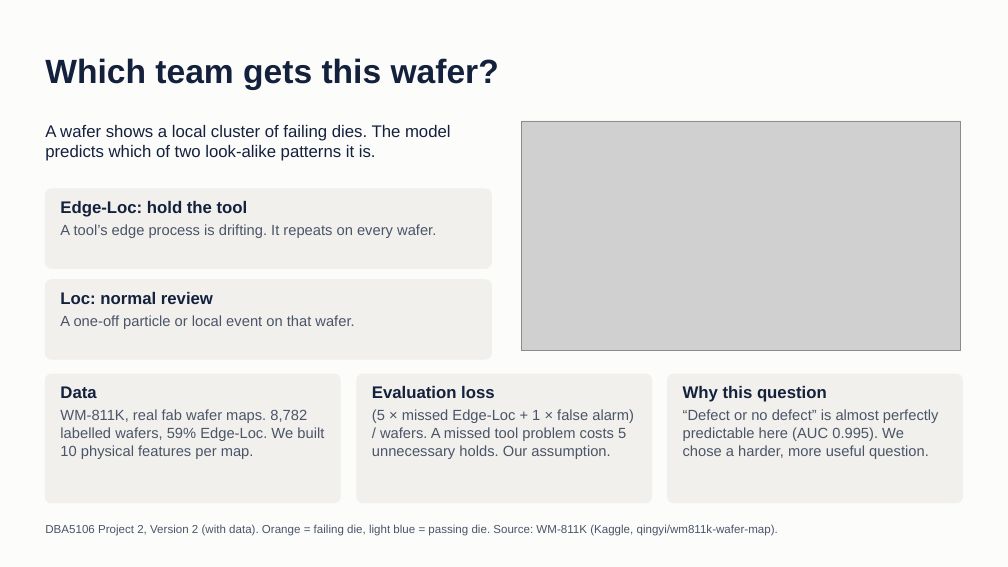
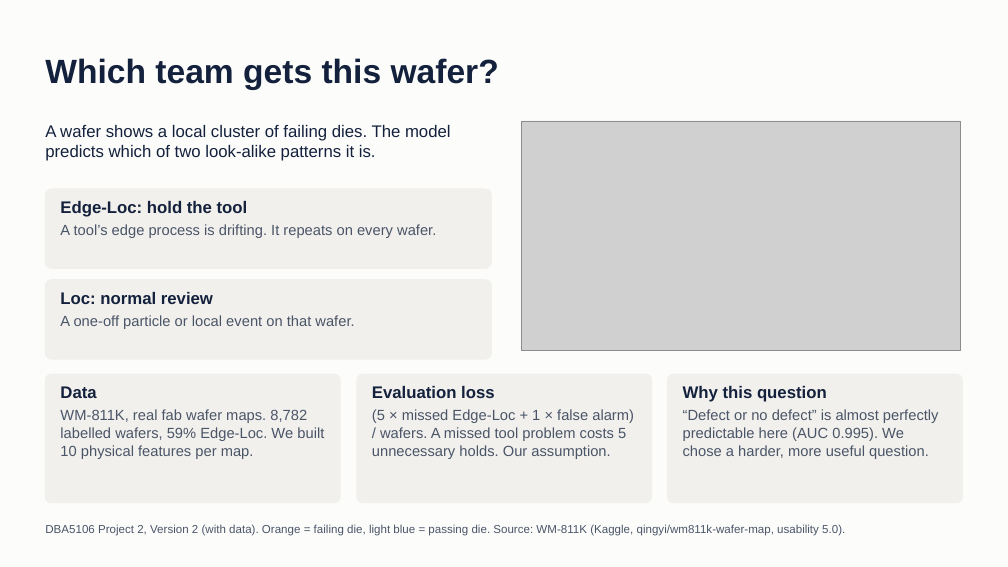
Before and after one commit to Ananya8576/dba5106-proj2, a slide deck: slide 1 of slides/Project2_Wafer_Defect_Routing.pptx. Drawn at 1008x567 pixels with LibreOffice and Linux fonts; fonts in the diff are those of the drawing; grey boxes stand for pictures. Boxes give left, top, right and bottom in pixels: in the first picture for what was removed or moved away, otherwise in the second. Text is boxed around its words. In the diff, an @@ line names an element or a change of style, - is before the commit and + after.

```diff
--- a/slides/Project2_Wafer_Defect_Routing.pptx
+++ b/slides/Project2_Wafer_Defect_Routing.pptx
@@ text at bbox=[45, 524, 845, 536]: text changed @@
-DBA5106 Project 2, Version 2 (with data). Orange = failing die, light blue = passing die. Source: WM-811K (Kaggle, qingyi/wm811k-wafer-map).
+DBA5106 Project 2, Version 2 (with data). Orange = failing die, light blue = passing die. Source: WM-811K (Kaggle, qingyi/wm811k-wafer-map, usability 5.0).
```
Also in this commit, not shown: 36 other files.
